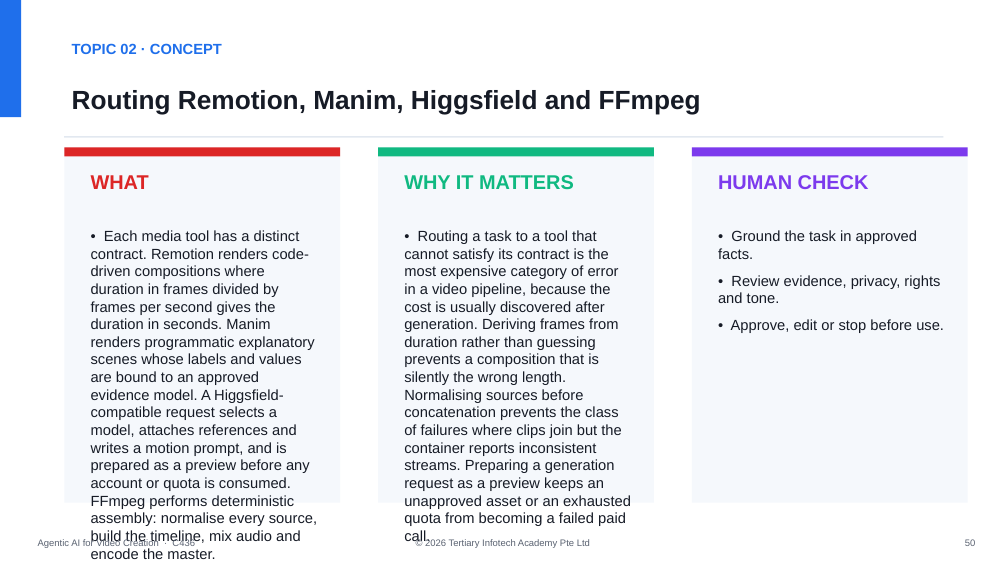
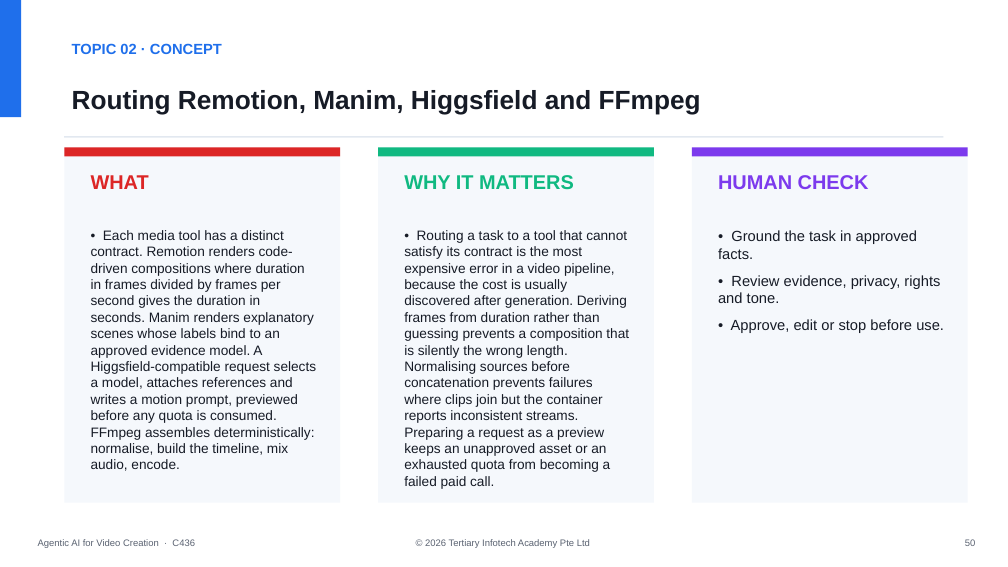
Before and after one commit to tertiarycourses/C436-Agentic-AI-for-Video-Creation, a slide deck: slide 51 of courseware/Agentic AI for Video Creation-v2.0.pptx. Drawn at 1008x567 pixels with LibreOffice and Linux fonts; fonts in the diff are those of the drawing. Boxes give left, top, right and bottom in pixels: in the first picture for what was removed or moved away, otherwise in the second. Text is boxed around its words. In the diff, an @@ line names an element or a change of style, - is before the commit and + after.

```diff
--- a/courseware/Agentic AI for Video Creation-v2.0.pptx
+++ b/courseware/Agentic AI for Video Creation-v2.0.pptx
@@ text at <box>91,230,316,471</box>: text changed; size 14 to 13 pt @@
-• Each media tool has a distinct contract. Remotion renders code-driven compositions where duration in frames divided by frames per second gives the duration in seconds. Manim renders programmatic explanatory scenes whose labels and values are bound to an approved evidence model. A Higgsfield-compatible request selects a model, attaches references and writes a motion prompt, and is prepared as a preview before any account or quota is consumed. FFmpeg performs deterministic assembly: normalise every source, build the timeline, mix audio and encode the master.
+• Each media tool has a distinct contract. Remotion renders code-driven compositions where duration in frames divided by frames per second gives the duration in seconds. Manim renders explanatory scenes whose labels bind to an approved evidence model. A Higgsfield-compatible request selects a model, attaches references and writes a motion prompt, previewed before any quota is consumed. FFmpeg assembles deterministically: normalise, build the timeline, mix audio, encode.
@@ text at <box>404,230,629,489</box>: text changed; size 14 to 13 pt @@
-• Routing a task to a tool that cannot satisfy its contract is the most expensive category of error in a video pipeline, because the cost is usually discovered after generation. Deriving frames from duration rather than guessing prevents a composition that is silently the wrong length. Normalising sources before concatenation prevents the class of failures where clips join but the container reports inconsistent streams. Preparing a generation request as a preview keeps an unapproved asset or an exhausted quota from becoming a failed paid call.
+• Routing a task to a tool that cannot satisfy its contract is the most expensive error in a video pipeline, because the cost is usually discovered after generation. Deriving frames from duration rather than guessing prevents a composition that is silently the wrong length. Normalising sources before concatenation prevents failures where clips join but the container reports inconsistent streams. Preparing a request as a preview keeps an unapproved asset or an exhausted quota from becoming a failed paid call.
```
Also in this commit, not shown: 11 other slides changed, 8 other files.
